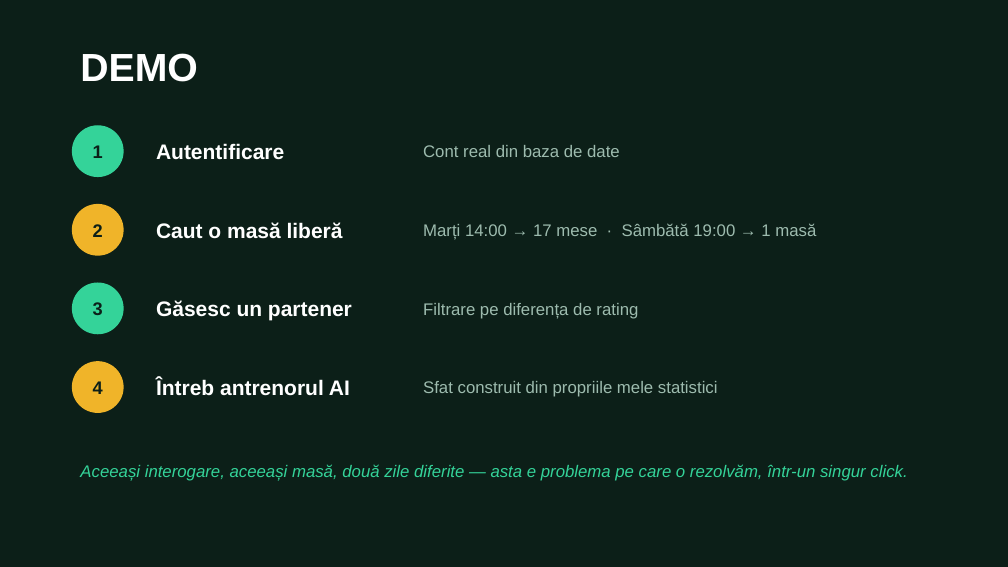
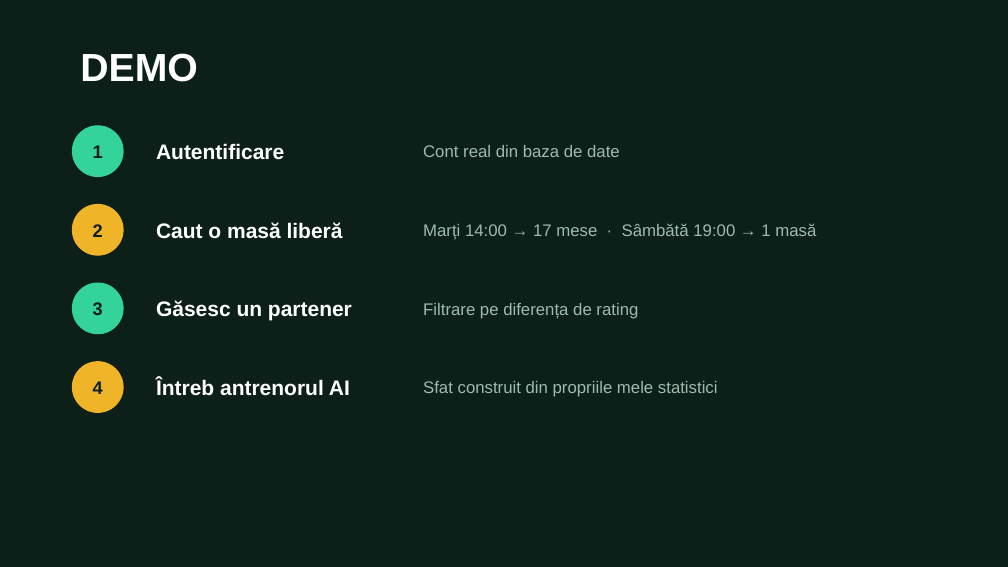
Before and after one commit to tudorgorgovan/CueUp, a slide deck: slide 19 of CueUp - prezentare.PPT (slide 14 before the commit). Drawn at 1008x567 pixels with LibreOffice and Linux fonts; fonts in the diff are those of the drawing. Boxes give left, top, right and bottom in pixels: in the first picture for what was removed or moved away, otherwise in the second. Text is boxed around its words. In the diff, an @@ line names an element or a change of style, - is before the commit and + after.

```diff
--- a/CueUp - prezentare.PPT
+++ b/CueUp - prezentare.PPT
@@ text removed at box(80, 464, 907, 481) @@
-Aceeași interogare, aceeași masă, două zile diferite — asta e problema pe care o rezolvăm, într-un singur click.
```
Also in this commit, not shown: 6 other slides changed, 5 slides added.
